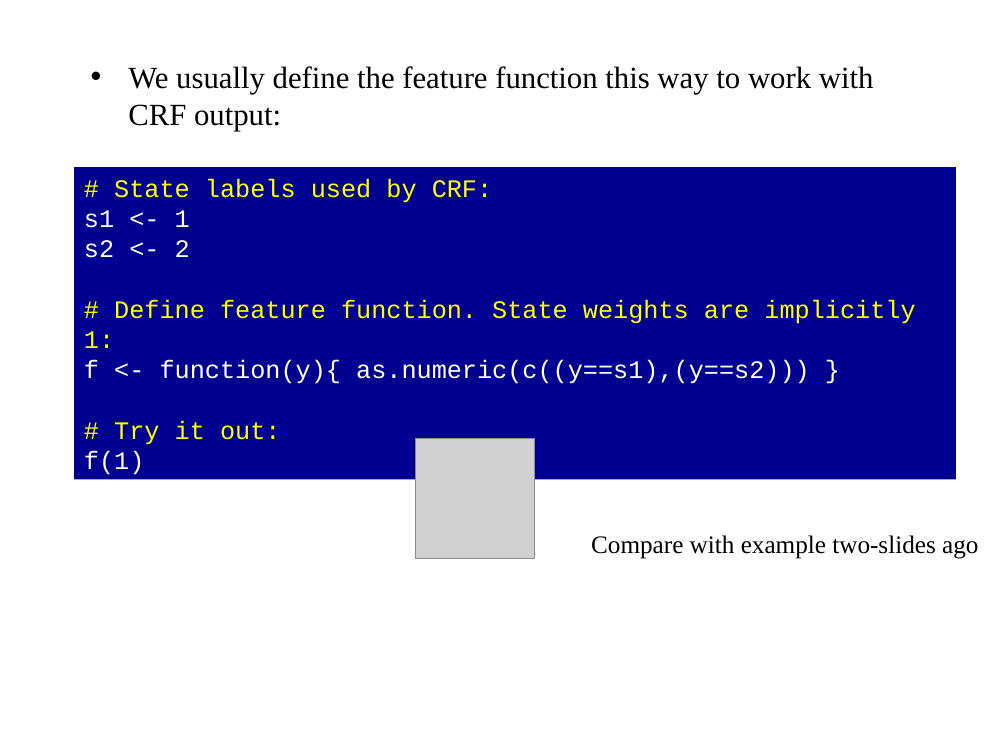
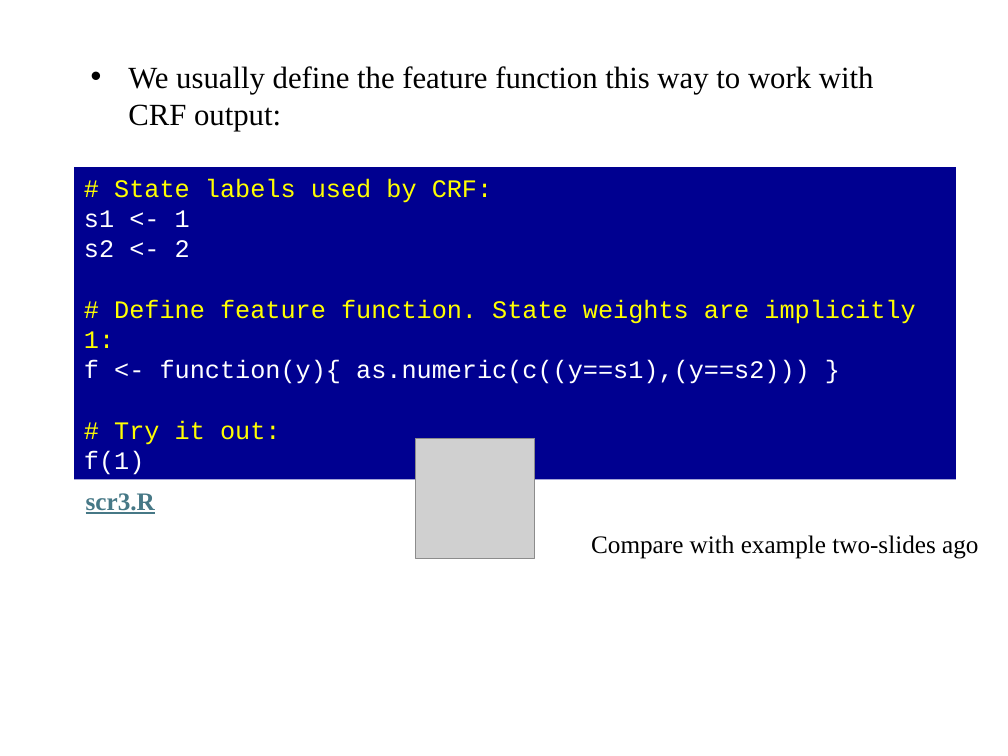
Before and after one commit to npetraco/CRFutil2, a slide deck: slide 14 of inst/doc/Notes/Notes_rev1.pptx. Drawn at 1008x756 pixels with LibreOffice and Linux fonts; fonts in the diff are those of the drawing; grey boxes stand for pictures. Boxes give left, top, right and bottom in pixels: in the first picture for what was removed or moved away, otherwise in the second. Text is boxed around its words. In the diff, an @@ line names an element or a change of style, - is before the commit and + after.

```diff
--- a/inst/doc/Notes/Notes_rev1.pptx
+++ b/inst/doc/Notes/Notes_rev1.pptx
@@ text added at [86,493,155,514], 18 pt, text #467886, bold, underline @@
+scr3.R
```
Also in this commit, not shown: 5 other slides changed, 9 other files.
